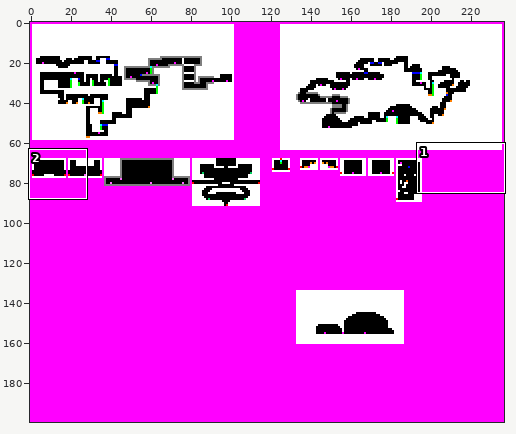
File history of a pixel-art file, PixelEngine/res/level/rooms_special.aseprite. The first picture is a wide view before the edit; the outline marks the close-up.
Close-up. As it was:
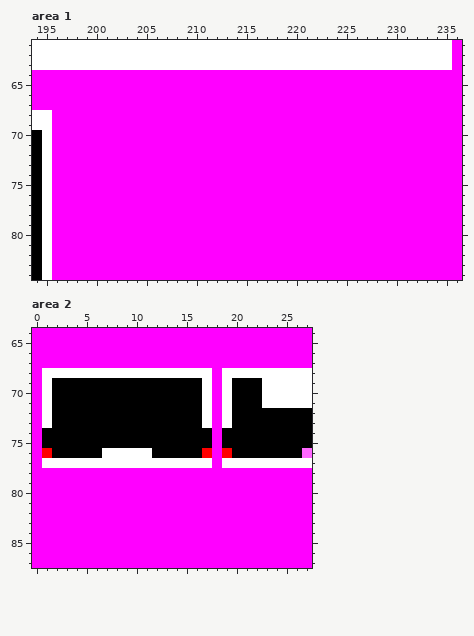
237x200 pixels, 1 frame. Colours within 5 levels of each other are drawn and written as one. Shown: area 1: x 194..236, y 61..84; area 2: x 0..27, y 64..87.
And afterwards:
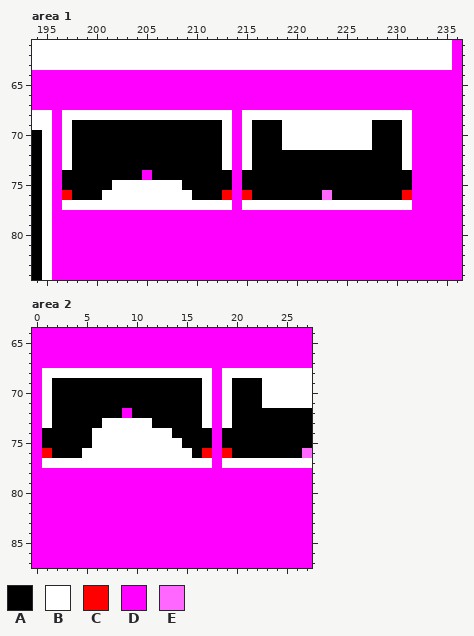
Palette (. is transparent): A #000000  B #ffffff  C #ff0000  D #ff00ff  E #ff67ff
Changes in this commit:
Area 1, layer "Layer":
Colour D gives way to colour A in rows 69 to 71 at x 198 to 212, 216 to 218 and 228 to 230; in rows 72 to 73 at x 198 to 212 and 216 to 230; in row 74 at x 197 to 204, 206 to 213 and 215 to 231; in row 75 at x 197 to 201, 209 to 213 and 215 to 231; in row 76 at x 198 to 200, 210 to 212, 216 to 222 and 224 to 230.
Colour D gives way to colour B in row 68 at x 197 to 213 and 215 to 231; in rows 69 to 71 at x 197, 213, 215, 219 to 227 and 231; in rows 72 to 73 at x 197, 213, 215 and 231; in row 75 at x 202 to 208; in row 76 at x 201 to 209; in row 77 at x 197 to 213 and 215 to 231.
Colour D gives way to colour C in row 76 at x 197, 213, 215 and 231.
Colour D gives way to colour E in row 76 at x 223.
Area 2, layer "Layer":
Colour A gives way to colour B in row 73 at x 7 to 11; in row 74 at x 6 to 13; in row 75 at x 6 to 14; in row 76 at x 5 to 6 and 12 to 15.
Colour A gives way to colour D in row 72 at x 9.
